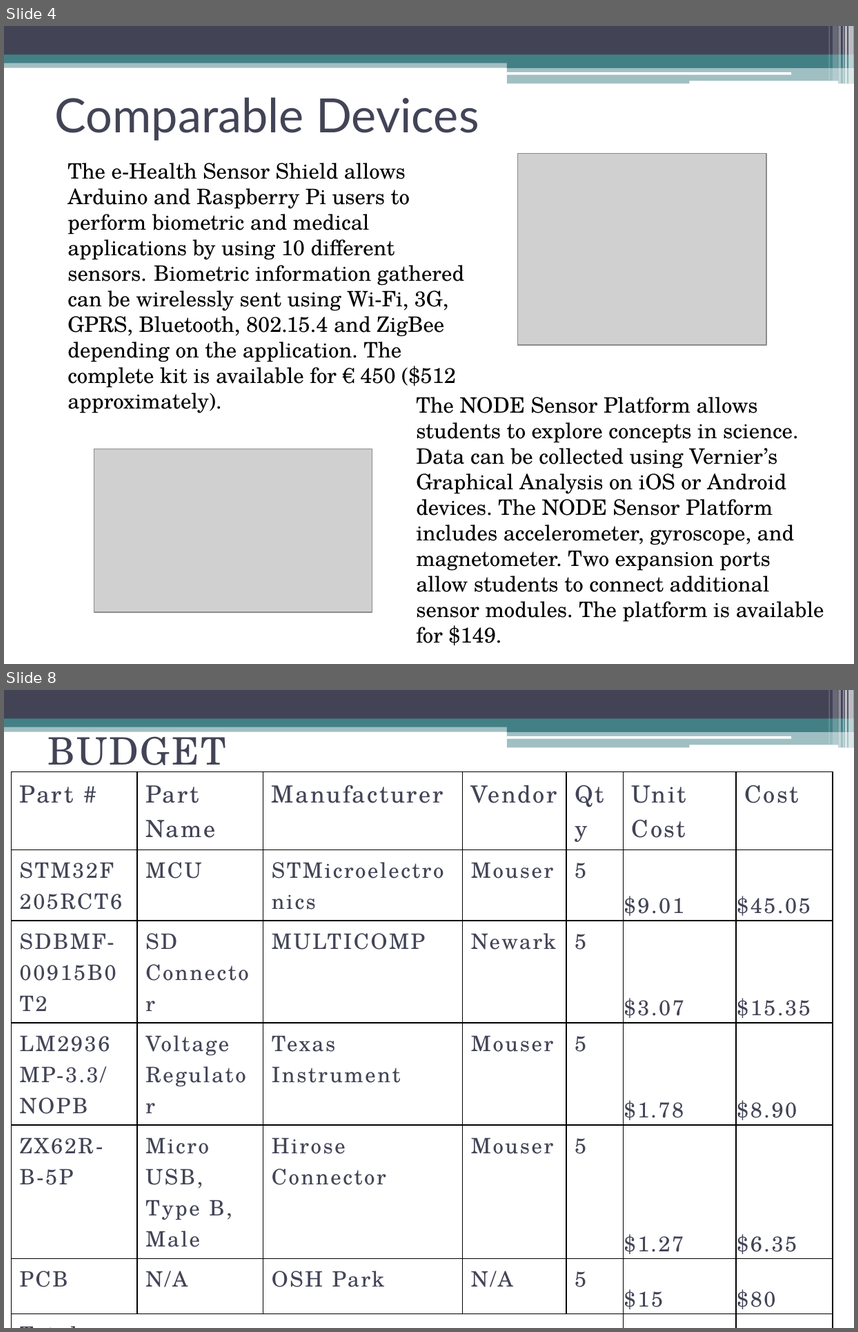
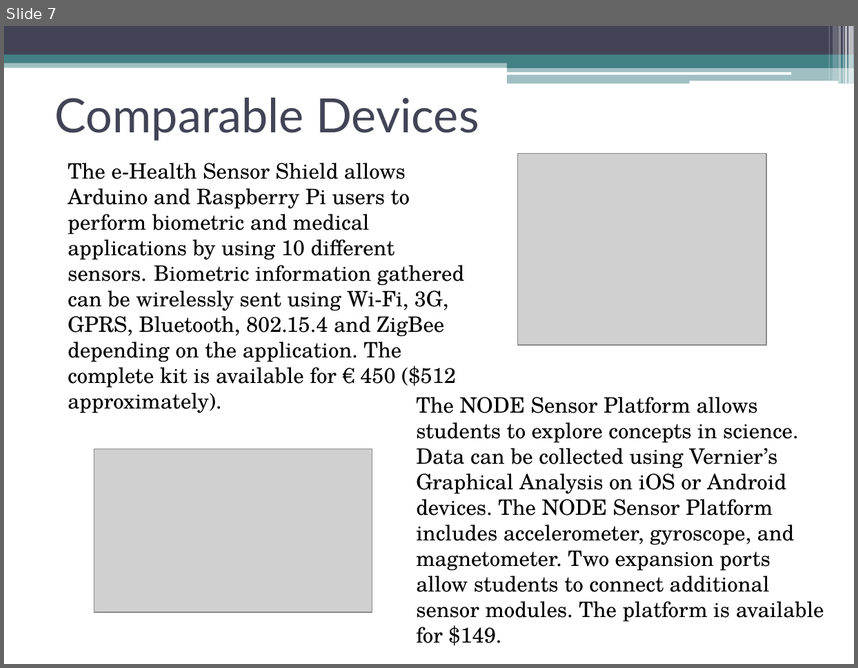
Before and after one commit to erebus-labs/sense_platform, a slide deck: Project Flow Documents/Project Documents/Powerpoint.pptx. Shown one above the other, each under a label of ours: slides 4 and 8 before the commit, slide 7 after it; the slides between them are not shown. The pictures are 858x1332 and 858x668 pixels, drawn with LibreOffice and Linux fonts; fonts in the diff are those of the drawing; grey boxes stand for pictures. Boxes give left, top, right and bottom in pixels: in the first picture for what was removed or moved away, otherwise in the second. Text is boxed around its words. In the diff, an @@ line names an element or a change of style, - is before the commit and + after.

```diff
--- a/Project Flow Documents/Project Documents/Powerpoint.pptx
+++ b/Project Flow Documents/Project Documents/Powerpoint.pptx
@@ slide 8 removed at [4,690,854,1328], background #FFFFFF; not listed: 13 template elements that a slide beside it also shows @@
@@ text removed at [47,727,225,776] @@
-BUDGET
@@ table removed at [11,771,833,1313], 7 rows, 7 columns @@
-Part # | Part Name | Manufacturer | Vendor | Qty | Unit Cost | Cost
-STM32F205RCT6 | MCU | STMicroelectronics | Mouser | 5 | $9.01 | $45.05
-SDBMF-00915B0T2 | SD Connector | MULTICOMP | Newark | 5 | $3.07 | $15.35
-LM2936MP-3.3/NOPB | Voltage Regulator | Texas Instrument | Mouser | 5 | $1.78 | $8.90
-ZX62R-B-5P | Micro USB, Type B, Male | Hirose Connector | Mouser | 5 | $1.27 | $6.35
-PCB | N/A | OSH Park | N/A | 5 | $15 | $80
-Total |  |  |  |  | $30.13 | $155.65
@@ what was slide 4 is now slide 7 @@
```
Also in this commit, not shown: 3 slides changed, 13 slides added, 4 other slides removed, 3 other files.
